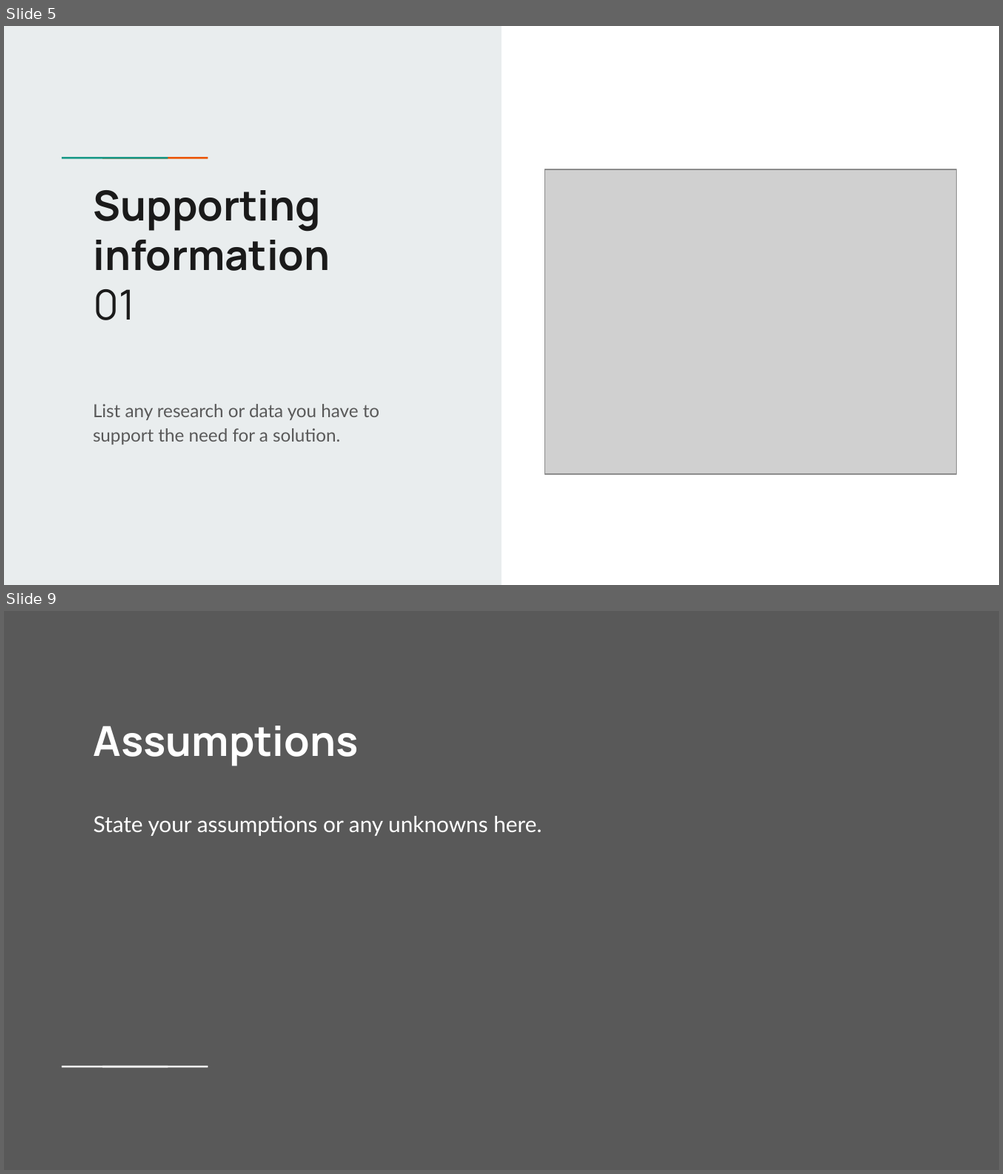
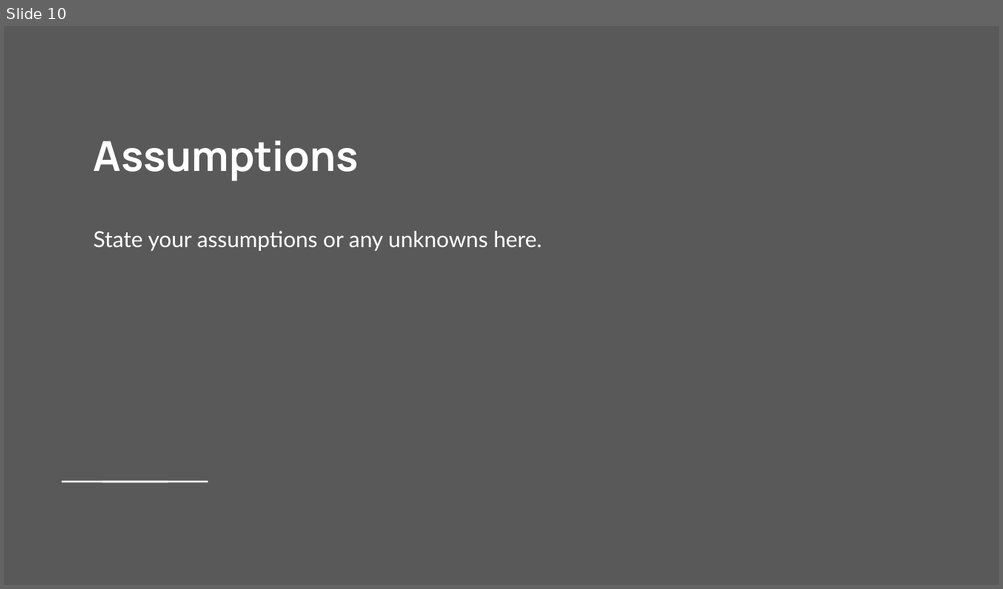
Before and after one commit to Jarney903/Red-ProjectHub, a slide deck: Presentation/Presentation1.pptx. Shown one above the other, each under a label of ours: slides 5 and 9 before the commit, slide 10 after it; the slides between them are not shown. The pictures are 1003x1174 and 1003x589 pixels, drawn with LibreOffice and Linux fonts; fonts in the diff are those of the drawing; grey boxes stand for pictures. Boxes give left, top, right and bottom in pixels: in the first picture for what was removed or moved away, otherwise in the second. Text is boxed around its words. In the diff, an @@ line names an element or a change of style, - is before the commit and + after.

```diff
--- a/Presentation/Presentation1.pptx
+++ b/Presentation/Presentation1.pptx
@@ slide 5 removed at (x1=4, y1=26, x2=999, y2=585), background #FFFFFF @@
@@ rectangle removed at (x1=4, y1=26, x2=501, y2=585) @@
@@ rectangle removed at (x1=94, y1=156, x2=135, y2=160) @@
@@ rectangle removed at (x1=134, y1=156, x2=175, y2=160) @@
@@ picture removed at (x1=545, y1=170, x2=957, y2=474) @@
@@ title removed at (x1=94, y1=190, x2=330, y2=321) @@
-Supporting information
-01
@@ subtitle removed at (x1=93, y1=404, x2=379, y2=445) @@
-List any research or data you have to support the need for a solution.
@@ what was slide 9 is now slide 10 @@
```
Also in this commit, not shown: 6 slides added, 4 other slides removed.
